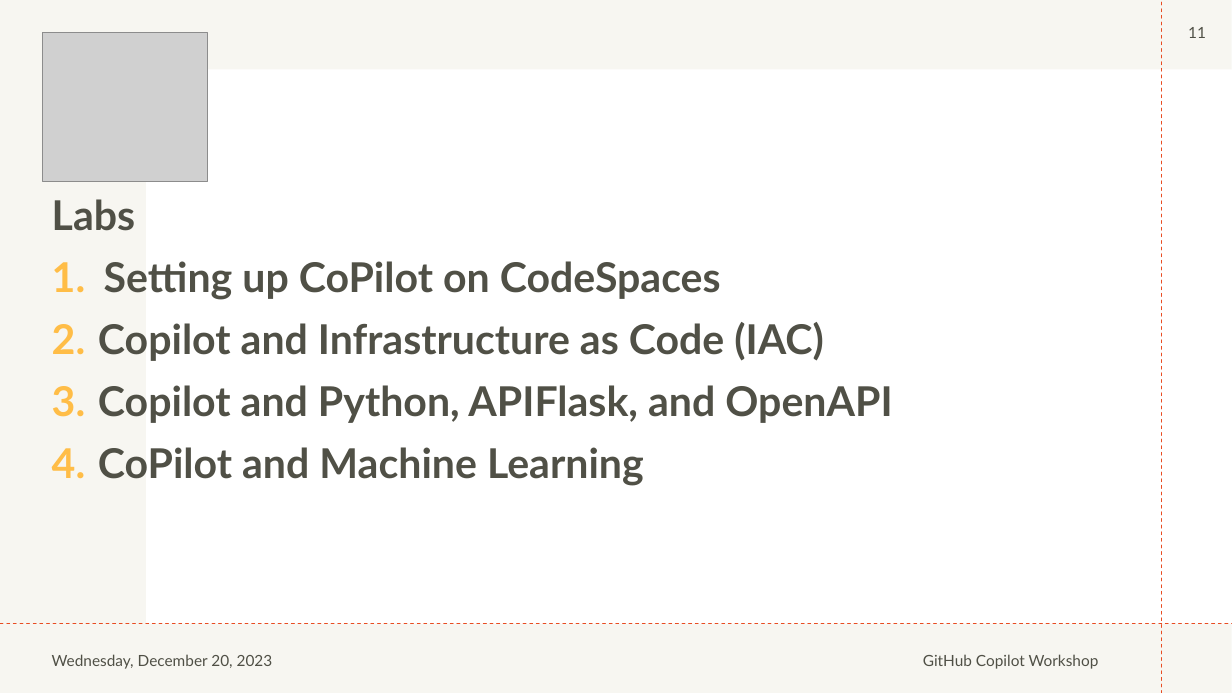
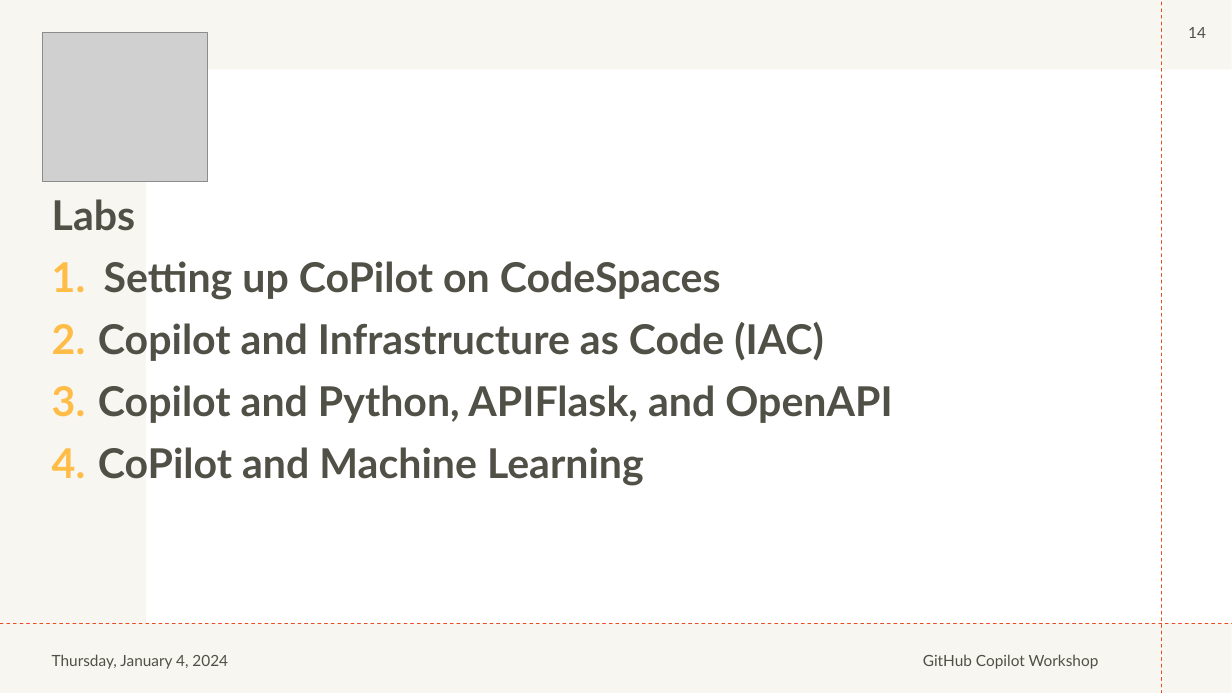
Before and after one commit to johndohoneyjr/CoPilot-Lab-Files, a slide deck: slide 14 of symphony - CoPilot.pptx (slide 11 before the commit). Drawn at 1232x693 pixels with LibreOffice and Linux fonts; fonts in the diff are those of the drawing; grey boxes stand for pictures. Boxes give left, top, right and bottom in pixels: in the first picture for what was removed or moved away, otherwise in the second. Text is boxed around its words. In the diff, an @@ line names an element or a change of style, - is before the commit and + after.

```diff
--- a/symphony - CoPilot.pptx
+++ b/symphony - CoPilot.pptx
@@ page number at [1188,27,1206,38]: text changed @@
-11
+14
@@ text at [52,654,228,669]: text changed @@
-Wednesday, December 20, 2023
+Thursday, January 4, 2024
```
Also in this commit, not shown: 9 other slides changed, 3 slides added, 1 other file.
